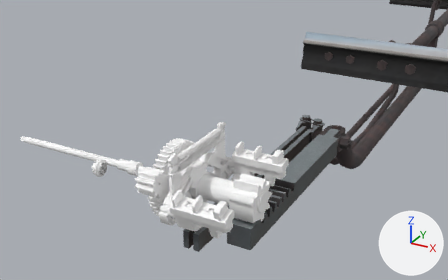
A saved change to the FBX model Assets/FBX/Location/SP6/Animations/otkaz_anim/sp6_ani_01_ideal.fbx.
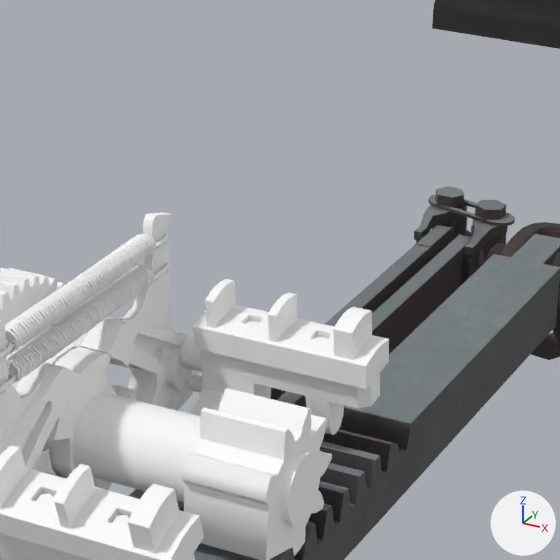
Each version is shown from a 50 mm camera at (9.864, -2.746, 0.978) aimed at (9.284, -1.692, 0.451), then close up on the part from 39% to 75% of the width and 22% to 80% of the height. The lights are fixed; the arrows at lower right show +X, +Y and +Z. Both versions are drawn at frame 7 of the action '5_lines_12'; the numbers are the values there.

Names of what the first close-up shows: 'glav_shest', 'line_01', 'line_02', 'ostr_right', 'shiber', 'shiber_val', 'sping', 'spring_bot', 'st_ap_01', 'st_ap_02', 'st_richag_dal01', 'st_richag_dal02'.
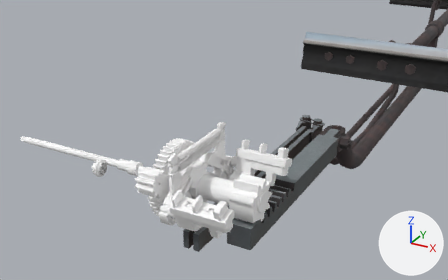
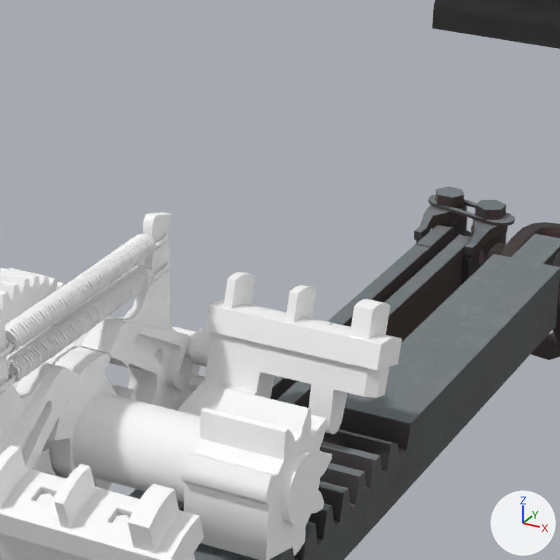
Diff of the bpy script that builds the scene:
```diff
--- a/Assets/FBX/Location/SP6/Animations/otkaz_anim/sp6_ani_01_ideal.fbx.py
+++ b/Assets/FBX/Location/SP6/Animations/otkaz_anim/sp6_ani_01_ideal.fbx.py
@@ ob_st_ap_01 @@
 ob_st_ap_01.location = (9.3521, -1.6767, 0.3733)
-ob_st_ap_01.rotation_euler = (-0.0649, 0.0, 0.0)  # degrees (-3.7, 0, 0)
+ob_st_ap_01.rotation_euler = (-0.472, 0.0, 0.0)  # degrees (-27, 0, 0)
```

Location of each change, [x1, y1, x2, y2] in pixels of the close-ups (560 x 560 px):
'st_ap_01', turned
    before: [172, 279, 389, 435]
    after: [172, 272, 402, 434]
